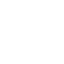
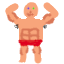
Layer changes from the first w=64, h=64 image to the second:
removed layer "A" over [12, 11, 54, 56]
painted on "Background" over [5, 2, 59, 64]
